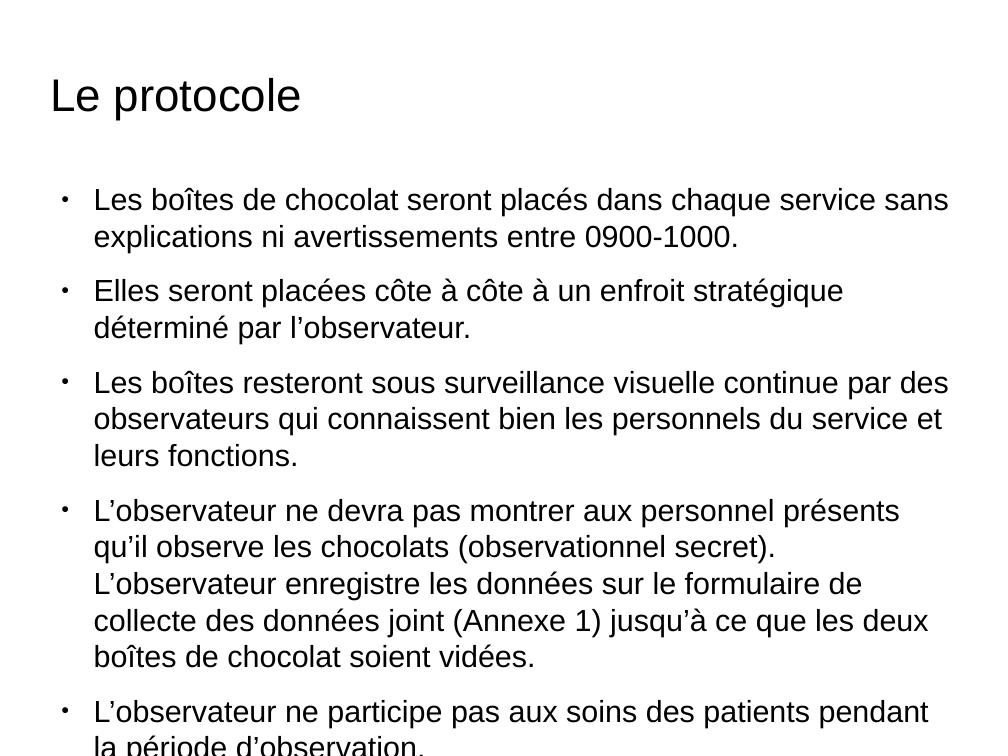
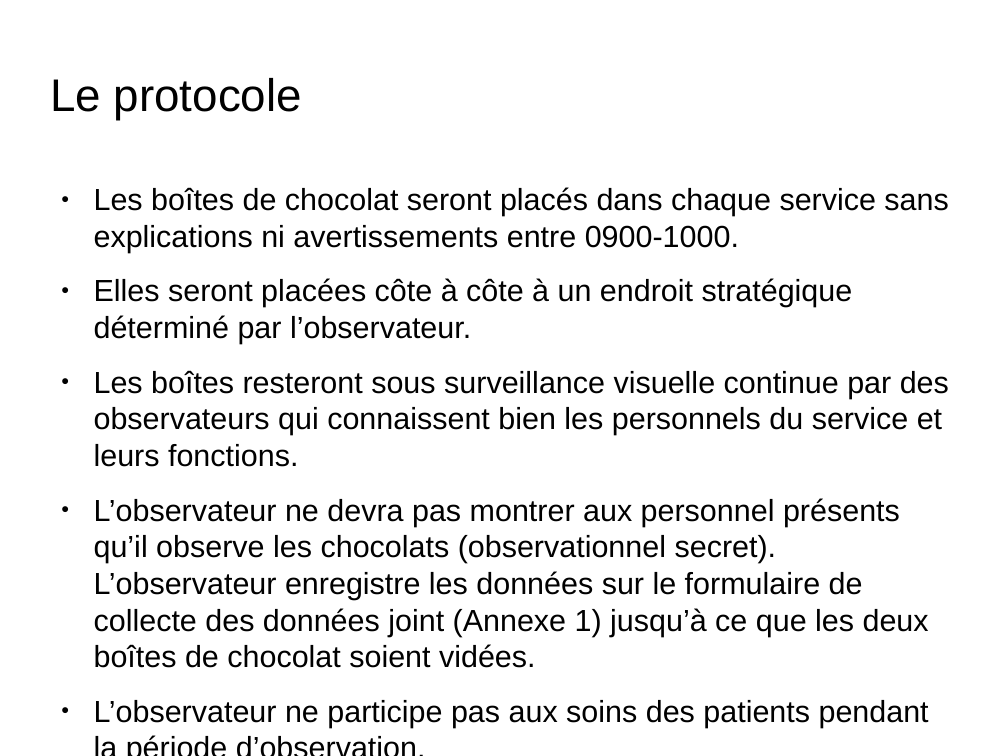
Before and after one commit to jcrb/Cours-Stat, a slide deck: slide 13 of IFSI/stat_et_ IFSI.odp. Drawn at 1008x756 pixels with LibreOffice and Linux fonts; fonts in the diff are those of the drawing; background and template pictures are left out. Boxes give left, top, right and bottom in pixels: in the first picture for what was removed or moved away, otherwise in the second. Text is boxed around its words. In the diff, an @@ line names an element or a change of style, - is before the commit and + after.

```diff
--- a/IFSI/stat_et_ IFSI.odp
+++ b/IFSI/stat_et_ IFSI.odp
@@ text at (94,278,853,344): text changed @@
-● Elles seront placées côte à côte à un enfroit stratégique déterminé par l’observateur.
+● Elles seront placées côte à côte à un endroit stratégique déterminé par l’observateur.
```
Also in this commit, not shown: 4 other slides changed, 3 slides added, 10 other files.
